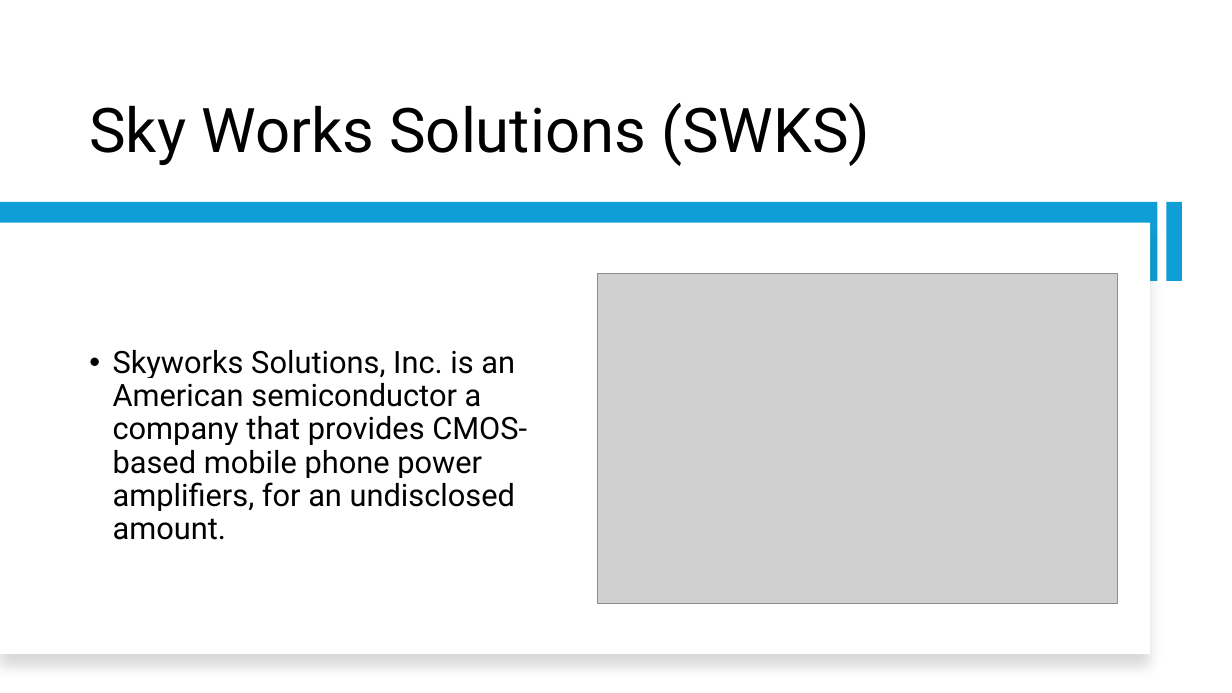
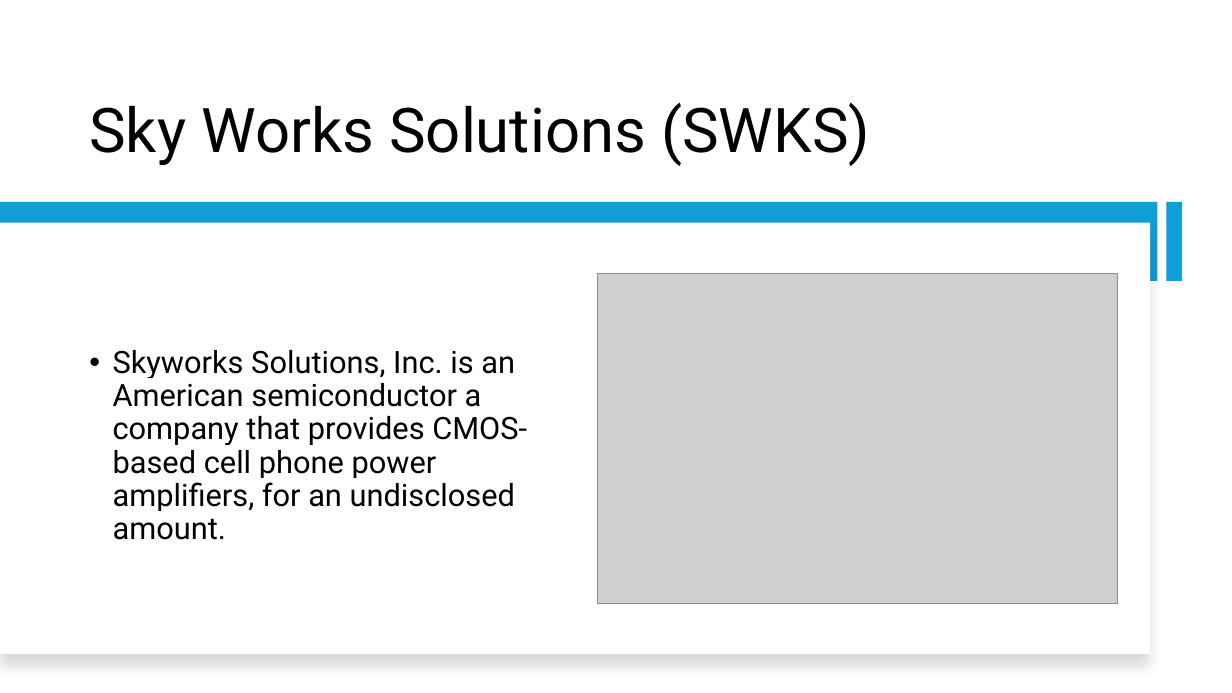
Before and after one commit to BrennanB572/Project-3, a slide deck: slide 8 of Company Stock vs Asset presentation.pptm. Drawn at 1232x693 pixels with LibreOffice and Linux fonts; fonts in the diff are those of the drawing; grey boxes stand for pictures. Boxes give left, top, right and bottom in pixels: in the first picture for what was removed or moved away, otherwise in the second. Text is boxed around its words. In the diff, an @@ line names an element or a change of style, - is before the commit and + after.

```diff
--- a/Company Stock vs Asset presentation.pptm
+++ b/Company Stock vs Asset presentation.pptm
@@ text at [113, 350, 527, 540]: text changed @@
-• Skyworks Solutions, Inc. is an American semiconductor a company that provides CMOS-based mobile phone power amplifiers, for an undisclosed amount.
+• Skyworks Solutions, Inc. is an American semiconductor a company that provides CMOS-based cell phone power amplifiers, for an undisclosed amount.
```
Also in this commit, not shown: 5 other slides changed.
